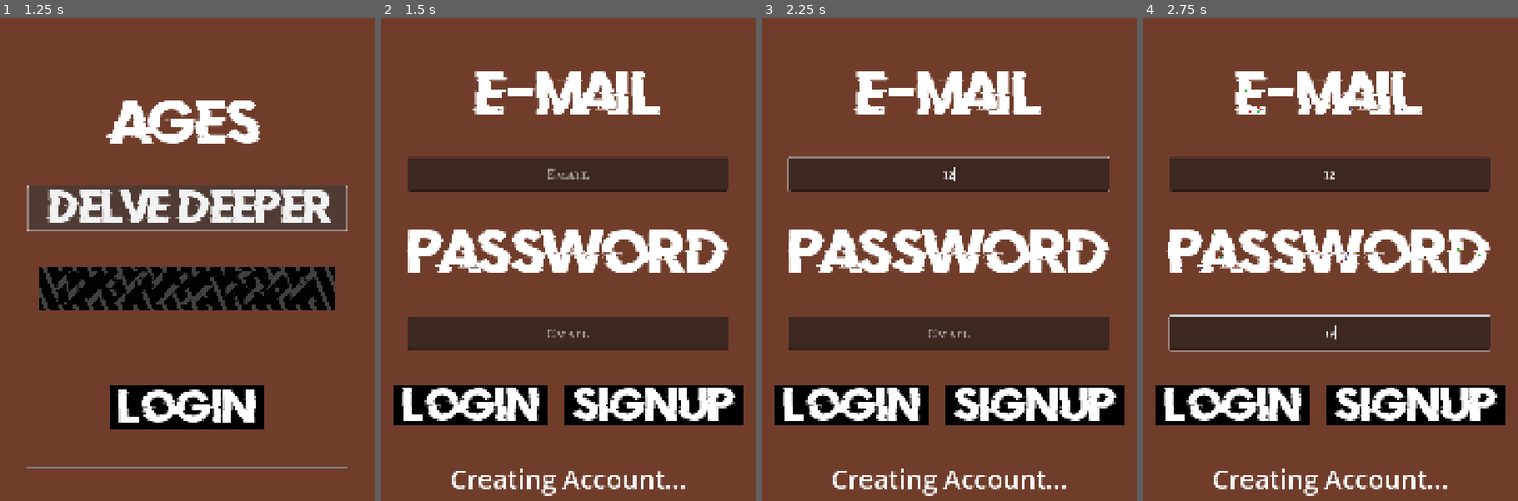
Above: before the commit, frames 1-4 (left to right).
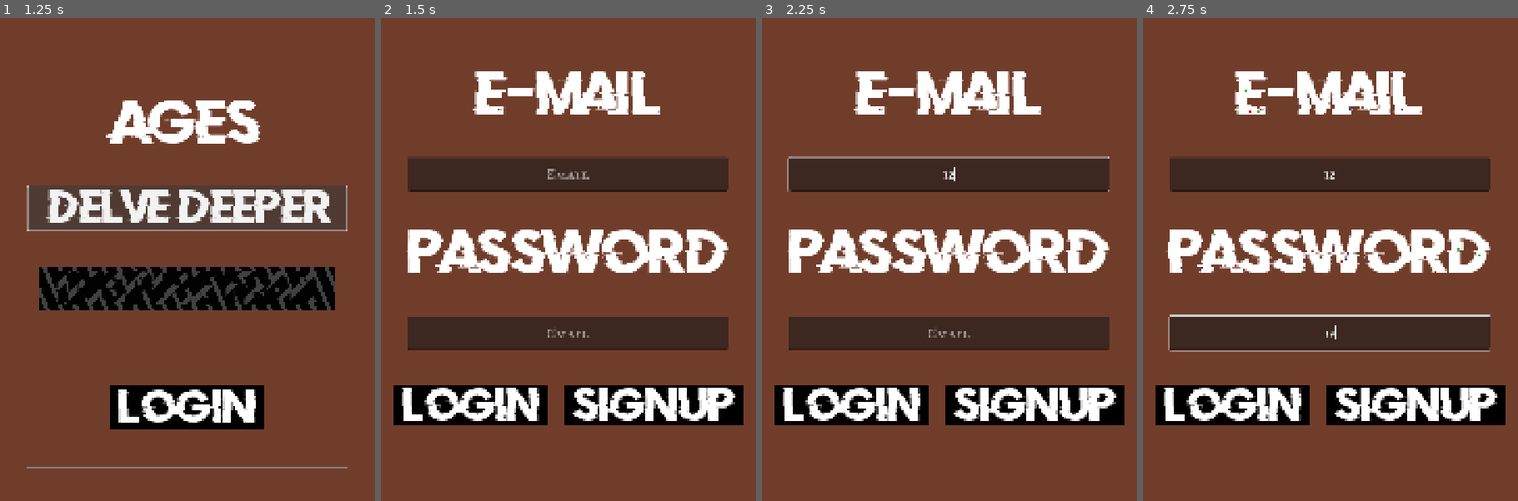
Above: after the commit, the same moments.

Repository: MurkyConspiracy/pages
Game: Godot game, scene res://scenes/pages_main.tscn
The game is run twice, just before and just after one commit, with the same random seed, the same clock (stepped at 60 frames per second) and the same inputs.
Inputs (mouse positions are in pixels of both pictures, inside the frame that each line leads up to):
- Up to frame 1 (1.25 s): click "Delve Deeper" at 0.5 s
- Up to frame 2 (1.5 s): click "Login" at 1.25 s
- Up to frame 3 (2.25 s): click (949, 172) at 2.02 s; type "12" at 2.1 s
- Up to frame 4 (2.75 s): click (1330, 331) at 2.25 s; type "12" at 2.33 s

Frame 1 is identical in both runs. In frame 2, 0.9% of the frame differs, in the area x 18-82%, y 93-99%; in frame 3, 0.9%; in frame 4, 0.9%.

Commit message:
Fixed graphical bugs and added some catch statements for errors
Mainly worked on SQL backend

Diff:
--- a/scenes/pages_login.tscn
+++ b/scenes/pages_login.tscn
@@ -85,7 +85,7 @@
 layout_mode = 2
 theme_override_fonts/font = SubResource("SystemFont_wulyw")
 theme_override_font_sizes/font_size = 50
-text = "Creating Account..."
+text = " "
 horizontal_alignment = 1
 vertical_alignment = 1
 
--- a/scripts/pages_login.gd
+++ b/scripts/pages_login.gd
@@ -47,7 +47,7 @@
 		return
 
 	status_label.add_theme_color_override("font_color",Color.YELLOW)
-	status_label.text = "Creating account..."
+	status_label.text = "Creating account. Please verify your email!"
 	Pages_SQL.sign_up(email, password)
 
 func _on_auth_changed(user):
--- a/scripts/pages_main.gd
+++ b/scripts/pages_main.gd
@@ -6,6 +6,8 @@
 
 func _ready() -> void:
 	Pages_SQL.request_completed.connect(_on_data_received)
+	if Pages_SQL.current_user != null:
+		user_label.text = Pages_SQL.current_user.email
 	#GlobalLogger.debug("SQL init disabled")
 
 	#Get loaded context and show username
@@ -23,7 +25,6 @@
 
 
 	GlobalLogger.info("Received data: " + str(data))
-	user_label.text = data
 
 
 
--- a/scripts/util/sql_api_connection.gd
+++ b/scripts/util/sql_api_connection.gd
@@ -74,6 +74,7 @@
 		"apikey: " + published_key,
 		"Authorization: Bearer " + published_key
 	]
+	http_request.set_meta("request_type", "get_players")
 	http_request.request(url, headers)
 
 func create_player(player_name: String, theme: Themes):
@@ -127,6 +128,9 @@
 			else:
 				request_completed.emit(null, json)
 				GlobalLogger.error("Error " + str(response_code) + ": " + str(json))
+		_:
+			GlobalLogger.error("Unhandled API Request!")
+			request_completed.emit(null)
 
 #endregion Internal Methods
 
